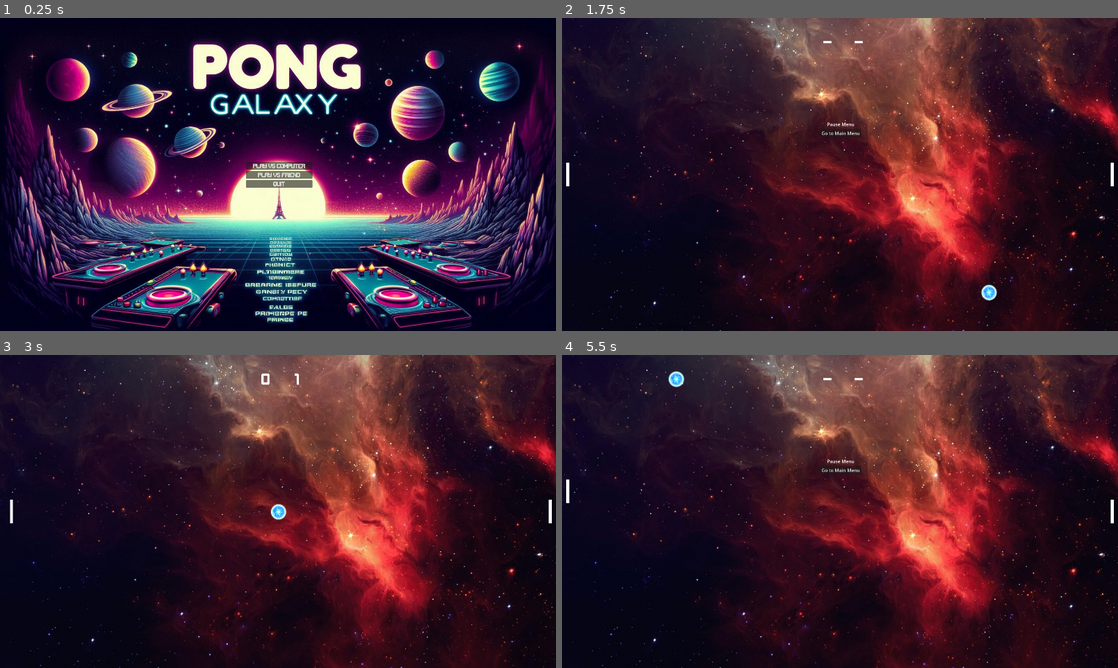
Above: before the commit, frames 1-4 (two rows, left to right).
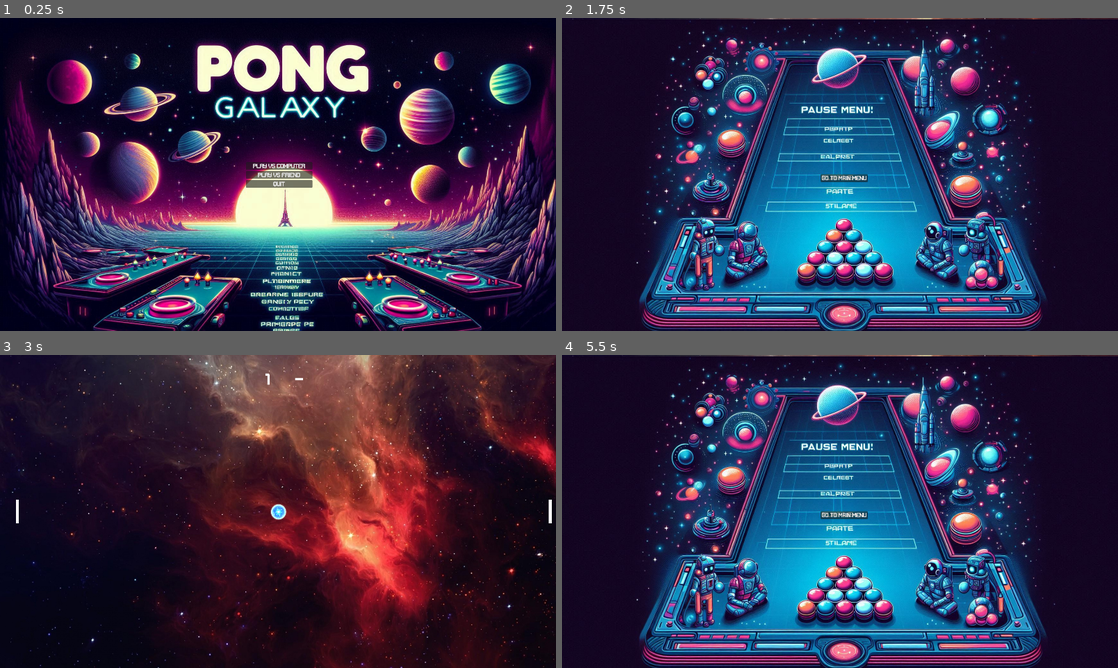
Above: after the commit, the same moments.

Repository: Juancho43/MagicPong
Game: Godot game, scene res://UI/Menu/MainMenu.tscn
The game is run twice, just before and just after one commit, with the same random seed, the same clock (stepped at 60 frames per second) and the same inputs.
Inputs:
- Up to frame 1 (0.25 s): no input
- Up to frame 2 (1.75 s): click "Play vs computer" at 0.5 s; tap Enter (ui_accept) at 1.25, 1.35, 1.52 s; hold D (ui_right) from 1.28 s (still down)
- Up to frame 3 (3 s): tap Enter (ui_accept) at 1.82, 2.27, 2.3, 2.57 s; release D (ui_right) at 2.03 s; hold S (ui_down) 2.03-2.78 s; tap Down (player2_down) at 2.1 s; hold D (ui_right) from 2.78 s (still down); hold Left (player2_left) from 2.78 s (still down)
- Up to frame 4 (5.5 s): tap Enter (ui_accept) at 3.05, 5.27, 5.3 s; release D (ui_right) at 3.5 s; release Left (player2_left) at 3.5 s; click "Go to Main Menu" at 3.5 s; click "Play vs computer" at 4.25 s; hold W (ui_up) from 5.03 s (still down); tap Right (player2_right) at 5.1 s

The runs differ from the first frame. In frame 1, 45% of the frame differs, in the area x 0-100%, y 5-100%; in frame 2, 67%; in frame 3, 0.1%; in frame 4, 67%, in the area x 0-100%, y 0-100%.
Error before the commit: Invalid access to property or key 'player' on a base object of type 'Dictionary'. (res://Components/Levels/Scripts/Level.gd:34)

Commit message:
Add new UI

Diff:
--- a/Components/Levels/Level/BaseGame.tscn
+++ b/Components/Levels/Level/BaseGame.tscn
@@ -1,14 +1,16 @@
-[gd_scene load_steps=10 format=3 uid="uid://bcwh1igin5581"]
+[gd_scene load_steps=12 format=3 uid="uid://bcwh1igin5581"]
 
 [ext_resource type="Script" path="res://Components/Levels/Scripts/Level.gd" id="1_emjjl"]
 [ext_resource type="Texture2D" uid="uid://brjtnqi8fcr81" path="res://Components/Levels/Assets/background.jpg" id="2_1f6gc"]
 [ext_resource type="PackedScene" uid="uid://bhul0i4npvfmw" path="res://UI/Score/Score.tscn" id="3_rdcks"]
-[ext_resource type="AudioStream" uid="uid://cj4tnewpi0rer" path="res://Components/Levels/Assets/OutThere.ogg" id="4_bxiqu"]
+[ext_resource type="AudioStream" uid="uid://d37vtsmt1ttcy" path="res://Components/Levels/Assets/battle.mp3" id="4_21cpn"]
+[ext_resource type="AudioStream" uid="uid://cpjrwowdtqk0f" path="res://Components/Levels/Assets/Jeremy Blake - Powerup!.mp3" id="4_cgs8r"]
 [ext_resource type="PackedScene" uid="uid://cinnliea2yhvt" path="res://Components/Walls/Walls.tscn" id="5_0u8t7"]
 [ext_resource type="PackedScene" uid="uid://ci7cid42px6fg" path="res://Components/Player/PlayerManager/PlayerManager.tscn" id="6_uikkj"]
 [ext_resource type="PackedScene" uid="uid://b2pyc6hbkqb5e" path="res://Components/Ball/Ball.tscn" id="7_j53ja"]
 [ext_resource type="PackedScene" uid="uid://chmj62kll5iyw" path="res://Components/Items/ItemManager/ItemManager.tscn" id="8_c3tdw"]
 [ext_resource type="PackedScene" uid="uid://iwm418hon7rw" path="res://UI/PauseMenu/PauseMenu.tscn" id="9_e8egp"]
+[ext_resource type="PackedScene" uid="uid://ckn27mv8fudlr" path="res://UI/WinnerScreen/WinnerScreen.tscn" id="10_18jmk"]
 
 [node name="Level" type="Node2D"]
 script = ExtResource("1_emjjl")
@@ -29,8 +31,13 @@
 grow_horizontal = 1
 grow_vertical = 1
 
+[node name="BattleMusic" type="AudioStreamPlayer" parent="."]
+stream = ExtResource("4_21cpn")
+volume_db = -16.693
+
 [node name="Music" type="AudioStreamPlayer" parent="."]
-stream = ExtResource("4_bxiqu")
+stream = ExtResource("4_cgs8r")
+volume_db = 6.302
 autoplay = true
 
 [node name="Walls" parent="." instance=ExtResource("5_0u8t7")]
@@ -43,8 +50,37 @@
 [node name="ItemManager" parent="." instance=ExtResource("8_c3tdw")]
 position = Vector2(2, 0)
 
-[node name="PauseMenu" parent="." instance=ExtResource("9_e8egp")]
-offset_left = 962.0
-offset_top = 384.0
-offset_right = 962.0
-offset_bottom = 384.0
+[node name="Control" type="Control" parent="."]
+layout_mode = 3
+anchors_preset = 8
+anchor_left = 0.5
+anchor_top = 0.5
+anchor_right = 0.5
+anchor_bottom = 0.5
+offset_left = -20.0
+offset_top = -20.0
+offset_right = 1951.0
+offset_bottom = 1104.0
+grow_horizontal = 2
+grow_vertical = 2
+
+[node name="WinnerScreen" parent="Control" instance=ExtResource("10_18jmk")]
+visible = false
+layout_mode = 1
+anchors_preset = 0
+anchor_right = 0.0
+anchor_bottom = 0.0
+offset_left = 27.0
+offset_top = 36.0
+offset_right = 1973.0
+offset_bottom = 1132.0
+grow_horizontal = 1
+grow_vertical = 1
+
+[node name="PauseMenu" parent="Control" instance=ExtResource("9_e8egp")]
+visible = false
+layout_mode = 1
+offset_left = 8.0
+offset_top = 25.5
+offset_right = 8.0
+offset_bottom = 25.5
--- a/Components/Levels/Scripts/Level.gd
+++ b/Components/Levels/Scripts/Level.gd
@@ -7,7 +7,7 @@
 @onready var PlayerScore = $Score/PlayerPoints
 @onready var OponentScore = $Score/OponentPoints
 var winner
-
+var musicChanged = false
 var points = {
 	"Player" : 0,
 	"Oponent" : 0
@@ -20,30 +20,49 @@
 
 func onScore(wall):
 	setPoints(wall)
+	if musicChanged == false:
+		changeMusic()
+	isGameOver()
 	resetGame()
-	isGameOver()
+
+func changeMusic():
+	if (GameConfig.pointsToWin - points.Player) < GameConfig.pointsToWin / 2:
+		switchMusic()
+	elif (GameConfig.pointsToWin - points.Oponent) < GameConfig.pointsToWin / 2:
+		switchMusic()
+
+
+func switchMusic():
+	$Music.stop()
+	$BattleMusic.play()
+	musicChanged = true
 
 func isGameOver():
-
-	isWinner("Player")
-	isWinner("Oponent")
+	if isPlayerWinner():
+		EventManager.emit_signal("notifyWinner","Player")
+	if isOponentWinner():
+		EventManager.emit_signal("notifyWinner","Oponent")
 
 
-func isWinner(player):
-	var flag = false
-	if points.player >= GameConfig.pointsToWin:
-		flag = true
-	return flag
+func isPlayerWinner():
+	winner = false
+	if points.Player >= GameConfig.pointsToWin:
+		winner = true
+	return winner
 
-
+func isOponentWinner():
+	winner = false
+	if points.Oponent >= GameConfig.pointsToWin:
+		winner = true
+	return winner
 
 func setPoints(wall):
 	if wall == "left":
 		points.Oponent += 1
+		OponentScore.text = str(points.Oponent)
 	elif wall == "right":
 		points.Player += 1
-	PlayerScore.text = str(points.Player)
-	OponentScore.text = str(points.Oponent)
+		PlayerScore.text = str(points.Player)
 
 func resetGame():
 	ball.reset()
--- a/Components/Player/PlayerManager/PlayerManager.gd
+++ b/Components/Player/PlayerManager/PlayerManager.gd
@@ -19,6 +19,6 @@
 
 func _resetPlayers():
 	$Player.removePowerUp()
-	$Player.position = Vector2(40,540)
+	$Player.position = Vector2(60,540)
 	$Player2.removePowerUp()
 	$Player2.position = Vector2(1900,540)
--- a/Config/EventManager/event_manager.gd
+++ b/Config/EventManager/event_manager.gd
@@ -1,4 +1,5 @@
 extends Node2D
 signal itemDestroy(item : Item)
 signal score(wall : Area2D)
+signal notifyWinner(winner : CharacterBody2D)
 signal setUp()
--- /dev/null
+++ b/UI/ConfigScreen/ConfigScreen.tscn
@@ -0,0 +1,9 @@
+[gd_scene format=3 uid="uid://y2yuq4lpjm0i"]
+
+[node name="ConfigScreen" type="Control"]
+layout_mode = 3
+anchors_preset = 15
+anchor_right = 1.0
+anchor_bottom = 1.0
+grow_horizontal = 2
+grow_vertical = 2
--- /dev/null
+++ b/UI/ConfigScreen/config_screen.gd
@@ -0,0 +1,11 @@
+extends Node
+
+
+# Called when the node enters the scene tree for the first time.
+func _ready() -> void:
+	pass # Replace with function body.
+
+
+# Called every frame. 'delta' is the elapsed time since the previous frame.
+func _process(delta: float) -> void:
+	pass
--- /dev/null
+++ b/UI/MainMenuButton/MainMenuButton.tscn
@@ -0,0 +1,13 @@
+[gd_scene load_steps=3 format=3 uid="uid://cbls3km4lj1je"]
+
+[ext_resource type="Script" path="res://UI/MainMenuButton/main_menu_button.gd" id="1_hkli8"]
+[ext_resource type="FontFile" uid="uid://dumwlquk1a56x" path="res://UI/Menu/Assets/Gameplay.ttf" id="2_fkgu7"]
+
+[node name="Button" type="Button"]
+offset_right = 8.0
+offset_bottom = 8.0
+theme_override_fonts/font = ExtResource("2_fkgu7")
+text = "Go to Main Menu"
+script = ExtResource("1_hkli8")
+
+[connection signal="pressed" from="." to="." method="_on_pressed"]
--- /dev/null
+++ b/UI/MainMenuButton/main_menu_button.gd
@@ -0,0 +1,4 @@
+extends Control
+
+func _on_pressed() -> void:
+	get_tree().change_scene_to_file("res://UI/Menu/MainMenu.tscn")
--- a/UI/Menu/MainMenu.tscn
+++ b/UI/Menu/MainMenu.tscn
@@ -19,8 +19,8 @@
 script = ExtResource("1_1d7nq")
 
 [node name="Sprite2D" type="Sprite2D" parent="."]
-position = Vector2(970, 546)
-scale = Vector2(1.09549, 1.07471)
+position = Vector2(991.22, 565.874)
+scale = Vector2(1.11917, 1.11353)
 texture = ExtResource("1_ydhws")
 
 [node name="VBoxContainer" type="VBoxContainer" parent="."]
--- a/UI/Menu/main_menu.gd
+++ b/UI/Menu/main_menu.gd
@@ -1,4 +1,7 @@
 extends Control
+
+func _ready() -> void:
+	get_tree().paused = false
 
 func _on_level_pressed() -> void:
 	GameConfig.oponent = "IA"
--- a/UI/PauseMenu/PauseMenu.tscn
+++ b/UI/PauseMenu/PauseMenu.tscn
@@ -1,10 +1,12 @@
-[gd_scene load_steps=2 format=3 uid="uid://iwm418hon7rw"]
+[gd_scene load_steps=5 format=3 uid="uid://iwm418hon7rw"]
 
 [ext_resource type="Script" path="res://UI/PauseMenu/pause_menu.gd" id="1_jcsfy"]
+[ext_resource type="PackedScene" uid="uid://cbls3km4lj1je" path="res://UI/MainMenuButton/MainMenuButton.tscn" id="2_hp8e7"]
+[ext_resource type="Texture2D" uid="uid://cq5lv7ce8qtsr" path="res://UI/PauseMenu/Assets/PauseMenu.jpeg" id="2_nvmkb"]
+[ext_resource type="AudioStream" uid="uid://cj4tnewpi0rer" path="res://UI/PauseMenu/Assets/OutThere.ogg" id="4_8r8ua"]
 
 [node name="PauseMenu" type="Control"]
 process_mode = 3
-visible = false
 layout_mode = 3
 anchors_preset = 8
 anchor_left = 0.5
@@ -14,6 +16,11 @@
 grow_horizontal = 2
 grow_vertical = 2
 script = ExtResource("1_jcsfy")
+
+[node name="Sprite2D" type="Sprite2D" parent="."]
+position = Vector2(-2.625, -1.50001)
+scale = Vector2(1.09668, 1.09668)
+texture = ExtResource("2_nvmkb")
 
 [node name="VBoxContainer" type="VBoxContainer" parent="."]
 layout_mode = 1
@@ -30,12 +37,13 @@
 grow_vertical = 2
 
 [node name="Label" type="Label" parent="VBoxContainer"]
+visible = false
 layout_mode = 2
 size_flags_horizontal = 4
 text = "Pause Menu"
 
-[node name="Button" type="Button" parent="VBoxContainer"]
+[node name="MainMenuButton" parent="VBoxContainer" instance=ExtResource("2_hp8e7")]
 layout_mode = 2
-text = "Go to Main Menu"
 
-[connection signal="pressed" from="VBoxContainer/Button" to="." method="_on_button_pressed"]
+[node name="PauseMusic" type="AudioStreamPlayer2D" parent="."]
+stream = ExtResource("4_8r8ua")
--- a/UI/PauseMenu/pause_menu.gd
+++ b/UI/PauseMenu/pause_menu.gd
@@ -4,10 +4,10 @@
 	if Input.is_action_just_pressed("ui_accept"):
 		togglePauseGame()
 		$".".visible = not $".".visible
+		if $".".visible:
+			$PauseMusic.play()
+		else:
+			$PauseMusic.stop()
 
 func togglePauseGame():
 	get_tree().paused = not get_tree().paused
-
-func _on_button_pressed() -> void:
-	togglePauseGame()
-	get_tree().change_scene_to_file("res://UI/Menu/MainMenu.tscn")
--- a/UI/Score/Score.tscn
+++ b/UI/Score/Score.tscn
@@ -12,8 +12,12 @@
 
 [node name="PlayerPoints" type="Label" parent="."]
 layout_mode = 1
-offset_right = 101.0
+anchors_preset = 1
+anchor_left = 1.0
+anchor_right = 1.0
+offset_left = -101.0
 offset_bottom = 48.0
+grow_horizontal = 0
 theme_override_fonts/font = ExtResource("1_jd6c0")
 theme_override_font_sizes/font_size = 40
 text = "-"
@@ -22,12 +26,8 @@
 
 [node name="OponentPoints" type="Label" parent="."]
 layout_mode = 1
-anchors_preset = 1
-anchor_left = 1.0
-anchor_right = 1.0
-offset_left = -116.0
+offset_right = 116.0
 offset_bottom = 48.0
-grow_horizontal = 0
 theme_override_fonts/font = ExtResource("1_jd6c0")
 theme_override_font_sizes/font_size = 40
 text = "-"
--- a/UI/WinnerScreen/WinnerScreen.tscn
+++ b/UI/WinnerScreen/WinnerScreen.tscn
@@ -1,8 +1,13 @@
-[gd_scene load_steps=2 format=3 uid="uid://dr3qg8n80rbh5"]
+[gd_scene load_steps=6 format=3 uid="uid://ckn27mv8fudlr"]
 
 [ext_resource type="Script" path="res://UI/WinnerScreen/winner_screen.gd" id="1_hoqhb"]
+[ext_resource type="FontFile" uid="uid://dumwlquk1a56x" path="res://UI/Menu/Assets/Gameplay.ttf" id="2_1cdfx"]
+[ext_resource type="PackedScene" uid="uid://cbls3km4lj1je" path="res://UI/MainMenuButton/MainMenuButton.tscn" id="2_js3ho"]
+[ext_resource type="Texture2D" uid="uid://v7s75b5ksdlg" path="res://UI/WinnerScreen/Assets/Winner.jpeg" id="2_lahen"]
+[ext_resource type="AudioStream" uid="uid://x10ctbcfkdx4" path="res://UI/WinnerScreen/Assets/victory.mp3" id="5_wh75l"]
 
 [node name="WinnerScreen" type="Control"]
+process_mode = 3
 layout_mode = 3
 anchors_preset = 15
 anchor_right = 1.0
@@ -15,17 +20,39 @@
 grow_vertical = 2
 script = ExtResource("1_hoqhb")
 
-[node name="ColorRect" type="ColorRect" parent="."]
+[node name="Sprite2D" type="Sprite2D" parent="."]
+position = Vector2(979.938, 550.25)
+scale = Vector2(1.13735, 1.13428)
+texture = ExtResource("2_lahen")
+
+[node name="VBoxContainer" type="VBoxContainer" parent="."]
 layout_mode = 1
 anchors_preset = 8
 anchor_left = 0.5
 anchor_top = 0.5
 anchor_right = 0.5
 anchor_bottom = 0.5
-offset_left = -323.5
-offset_top = -147.5
-offset_right = 323.5
-offset_bottom = 147.5
+offset_left = -20.0
+offset_top = -20.0
+offset_right = 20.0
+offset_bottom = 20.0
 grow_horizontal = 2
 grow_vertical = 2
-color = Color(0.158472, 0.158472, 0.158472, 1)
+alignment = 1
+
+[node name="Label" type="Label" parent="VBoxContainer"]
+layout_mode = 2
+theme_override_colors/font_shadow_color = Color(0.760888, 0.363577, 0.88631, 1)
+theme_override_colors/font_outline_color = Color(0.196005, 0.442699, 1, 1)
+theme_override_fonts/font = ExtResource("2_1cdfx")
+theme_override_font_sizes/font_size = 50
+text = "...GANADOR"
+horizontal_alignment = 1
+vertical_alignment = 1
+
+[node name="Button" parent="VBoxContainer" instance=ExtResource("2_js3ho")]
+layout_mode = 2
+
+[node name="Music" type="AudioStreamPlayer2D" parent="."]
+stream = ExtResource("5_wh75l")
+autoplay = true
--- a/UI/WinnerScreen/winner_screen.gd
+++ b/UI/WinnerScreen/winner_screen.gd
@@ -3,9 +3,9 @@
 
 # Called when the node enters the scene tree for the first time.
 func _ready() -> void:
-	pass # Replace with function body.
+	EventManager.connect("notifyWinner",	Callable(self, "onGameOver"))
 
-
-# Called every frame. 'delta' is the elapsed time since the previous frame.
-func _process(delta: float) -> void:
-	pass
+func onGameOver(winner):
+	get_tree().paused = not get_tree().paused
+	$".".visible = true
+	$VBoxContainer/Label.text = winner + " wins."
Not shown, added: Components/Levels/Assets/Jeremy Blake - Powerup!.mp3.import
Not shown, removed: Components/Levels/Assets/OutThere.ogg.import
Not shown, added: Components/Levels/Assets/battle.mp3.import
Binary file added: UI/ConfigScreen/Assets/Config.jpeg
Not shown, added: UI/ConfigScreen/Assets/Config.jpeg.import
Not shown, added: UI/PauseMenu/Assets/OutThere.ogg.import
Binary file added: UI/PauseMenu/Assets/PauseMenu.jpeg
Not shown, added: UI/PauseMenu/Assets/PauseMenu.jpeg.import
Binary file added: UI/WinnerScreen/Assets/Winner.jpeg
Not shown, added: UI/WinnerScreen/Assets/Winner.jpeg.import
Not shown, added: UI/WinnerScreen/Assets/victory.mp3.import
Not shown, added: Components/Levels/Assets/Jeremy Blake - Powerup!.mp3
(and 4 more such lines)
